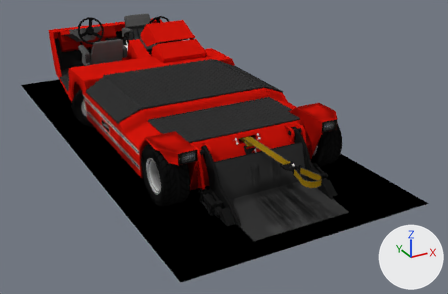
The Blender file objects/src/Lektro AP88/AP88.blend: old version first, new version second.
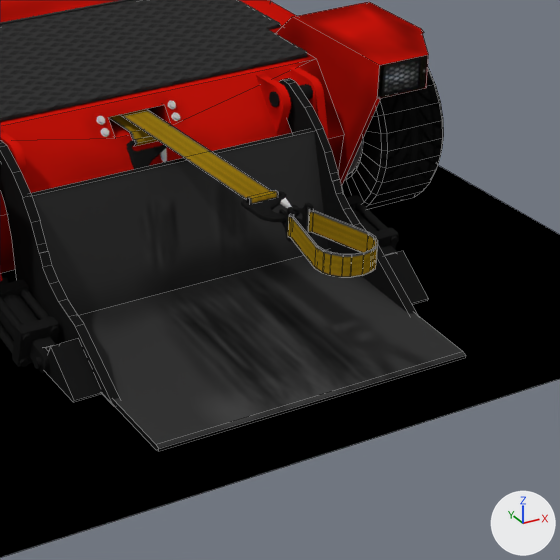
Old and new are each drawn whole from a camera (50 mm lens) standing at (-2.96, -6.5, 2.91) and looking at (0.34, -0.51, -0.09) and again close up on the part from 46% to 84% of the width and 35% to 94% of the height. Arrows for +X, +Y and +Z are at lower right; the lights stay in place. The close-ups show mesh edges as thin lines.

Script lines for the objects in view, before the commit:
```python
ob_winch_belt = bpy.data.objects.new('Winch belt', me_plane_004)
ob_winch_belt.location = (0.0, -1.597, 0.507)
ob_winch_belt.rotation_euler = (-0.000991, 0.0, 0.0)  # degrees (-0.1, 0, 0)
ob_winch_hook = bpy.data.objects.new('Winch hook', me_plane_003)
ob_winch_hook.parent = ob_winch_belt
ob_winch_hook.location = (0.0, -2.798, 0.481)
ob_winch_hook.rotation_euler = (-0.00224, 0.0, 0.0)  # degrees (-0.1, 0, 0)
ob_winch_ng_loop = bpy.data.objects.new('Winch NG loop', me_plane_005)
ob_winch_ng_loop.parent = ob_winch_hook
ob_winch_ng_loop.location = (0.0, -2.799, 0.506)
# also in view: 'Lift inboard attachment points' at (0.0, -1.66, 0.46); 'Lift pistons fixed mount' at (0.0, -1.7, 0.33); 'Lift pistons moving mount' at (0.0, -2.21, 0.08); 'Main body' at (0.0, -0.29, 0.41); 'Lift bowl arms' at (0.0, -2.01, 0.29)
```
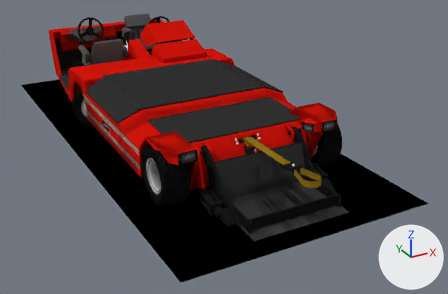
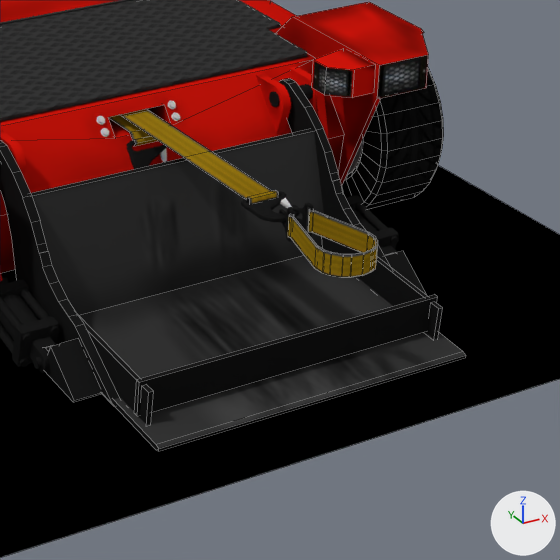
Pixel boxes [x1, y1, x2, y2] of what changed, in the close-ups (560 x 560 px):
'Lift bowl rollback guard', added (black)
    after: [134, 295, 438, 416]
'Lift bowl side rails', added (black)
    after: [78, 237, 443, 425]
'Back lights', added
    after: [312, 49, 375, 98]

The change in detail:
Mesh me_cube_003 is new.
It has 16 vertices, 10 faces and spans x -0.003..0.003, y -0.283..0.32, z -0.056..0.056.
It uses material mat_material (picture img_aap88_tex_png).
Mesh me_cube_005 is new.
It is a box spanning x -0.507..0.507, y -0.008..0.008, z -0.056..0.056.
It uses material mat_material (picture img_aap88_tex_png).
Mesh me_cube_011 is new.
It has 10 vertices, 5 faces and spans x -0.072..0.072, y -0.081..0.086, z -0.047..0.047.
It uses material mat_material (picture img_aap88_tex_png).
Object 'Lift bowl side rails' (ob_lift_bowl_side_rails) is new; it shows me_cube_003.
Its parent is ob_lift_bowl.
Its matrix parent inverse is Matrix(((1.0, 0.0, 0.0, 0.0), (0.0, 0.996, -0.0864, 1.732), (0.0, 0.0864, 0.996, -0.352), (0.0, 0.0, 0.0, 1.0))).
Its location is (0.492, -2.265, 0.147).
Its scale is (2.12, 1.0, 1.0).
It gains a MIRROR modifier named 'Mirror'.
Modifier setting: mirror_object = ob_empty.
Object 'Lift bowl rollback guard' (ob_lift_bowl_rollback_guard) is new; it shows me_cube_005.
Its parent is ob_lift_bowl.
Its matrix parent inverse is Matrix(((1.0, 0.0, 0.0, 0.0), (0.0, 0.997, -0.0834, 1.731), (0.0, 0.0834, 0.997, -0.357), (0.0, 0.0, 0.0, 1.0))).
Its location is (0.0, -2.503, 0.158).
Object 'Back lights' (ob_back_lights) is new; it shows me_cube_011.
Its location is (0.63, -1.797, 0.584).
